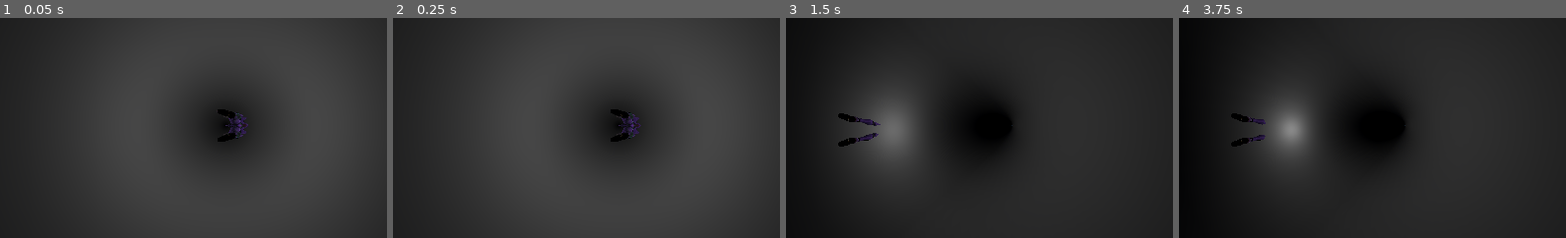
Above: before the commit, frames 1-4 (left to right).
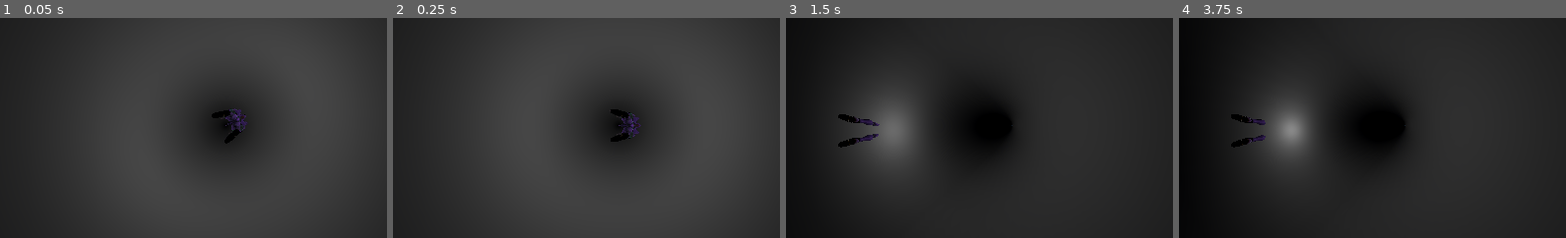
Above: after the commit, the same moments.

Repository: ryukinouu/Stellar-Requiem
Game: Godot game, scene res://Game/Scenes/Level.tscn
Two runs of this game, one before a commit and one after it. Both use one fixed random seed, a clock stepped at 60 frames per second and the inputs below.
Inputs:
- Up to frame 1 (0.05 s): no input
- Up to frame 2 (0.25 s): no input
- Up to frame 3 (1.5 s): hold D (right) 0.53-1.28 s; hold A (left) from 1.28 s (still down)
- Up to frame 4 (3.75 s): release A (left) at 2.03 s; hold D (right) 2.03-3.53 s; hold A (left) from 3.53 s (still down)
The pictures show only the part of the screen within x 22-72%, y 26-76%; the shares and areas given below are measured in that part.

The runs differ from the first frame. In frame 1, 0.4% of the frame differs, in the area x 54-65%, y 41-58%; in frame 2, less than 0.1%; in frame 3, 0.1%; in frame 4, 0.1%.

Commit message:
easing fix

Diff:
--- a/Game/Scenes/Circle.tscn
+++ b/Game/Scenes/Circle.tscn
@@ -192,19 +192,19 @@
 transform = Transform3D(1.93185, -0.517638, 0, 0.517638, 1.93185, 0, 0, 0, 2, 0, 0, 0)
 
 [node name="Back" type="MeshInstance3D" parent="."]
-transform = Transform3D(-1, 0, -1.50996e-07, 0, 1, 0, 1.50996e-07, 0, -1, 0, 0, 2)
+transform = Transform3D(-1, 0, -2.53518e-06, 0, 1, 0, 2.53518e-06, 0, -1, 0, 0, 2)
 mesh = SubResource("QuadMesh_6gm1j")
 
 [node name="Front" type="MeshInstance3D" parent="."]
-transform = Transform3D(-1, 0, -8.74228e-08, 0, 1, 0, 8.74228e-08, 0, -1, 0, 0, 2.1)
+transform = Transform3D(-1, 0, 2.53518e-06, 0, 1, 0, -2.53518e-06, 0, -1, 0, 0, 2.1)
 mesh = SubResource("QuadMesh_yrfy6")
 
 [node name="Ring" type="MeshInstance3D" parent="."]
-transform = Transform3D(-1, 1.74846e-07, 8.74228e-08, 1.74846e-07, 1, 0, -8.74228e-08, 1.52855e-14, -1, 0, 0, -0.1)
+transform = Transform3D(-1, 4.46638e-06, -2.53518e-06, 4.46638e-06, 1, 0, 2.53518e-06, -1.13231e-11, -1, 0, 0, -0.1)
 mesh = SubResource("QuadMesh_8oqcj")
 
 [node name="Behind" type="MeshInstance3D" parent="."]
-transform = Transform3D(-1, 0, -8.74228e-08, 0, 1, 0, 8.74228e-08, 0, -1, 0, 0, 2.5)
+transform = Transform3D(-1, 0, 2.53518e-06, 0, 1, 0, -2.53518e-06, 0, -1, 0, 0, 2.5)
 mesh = SubResource("QuadMesh_4g5et")
 
 [node name="AnimationPlayer" type="AnimationPlayer" parent="."]
--- a/Game/Scripts/Control.gd
+++ b/Game/Scripts/Control.gd
@@ -7,7 +7,7 @@
 @onready var anim_tree = $AnimationTree
 
 const MOVE_SPEED : float = 10.0
-const EASING_FACTOR : float = 5.0
+const EASING_FACTOR : float = 2.0
 
 var target_position : Vector3
 var target_rotation : Vector3
